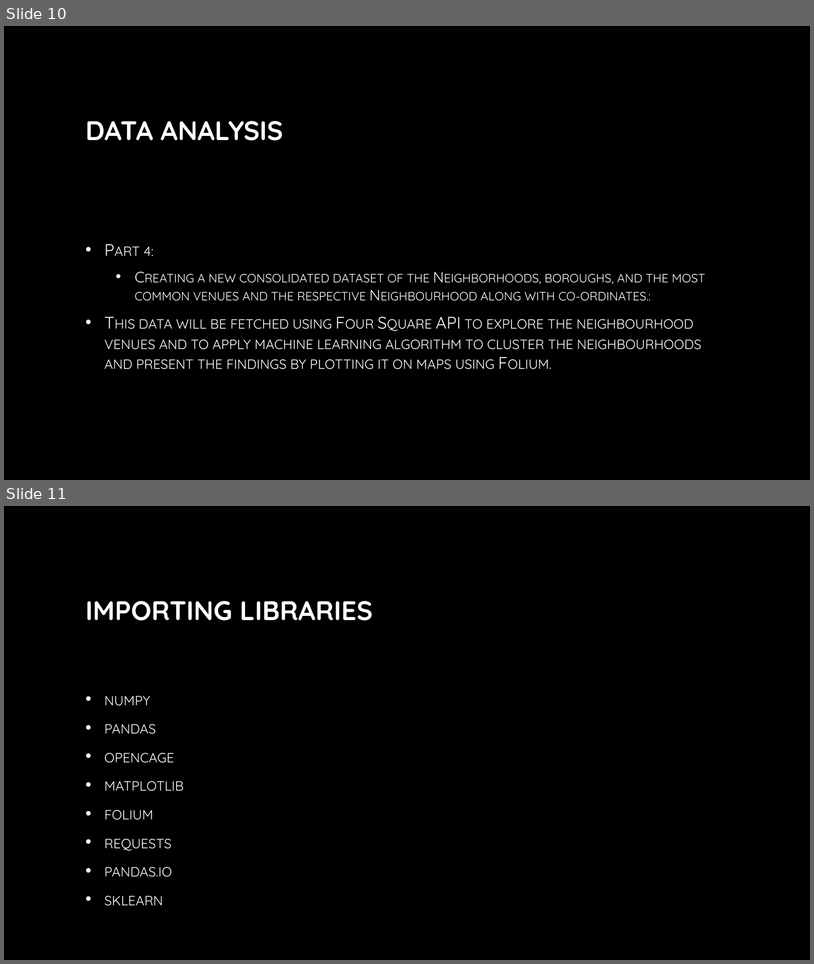
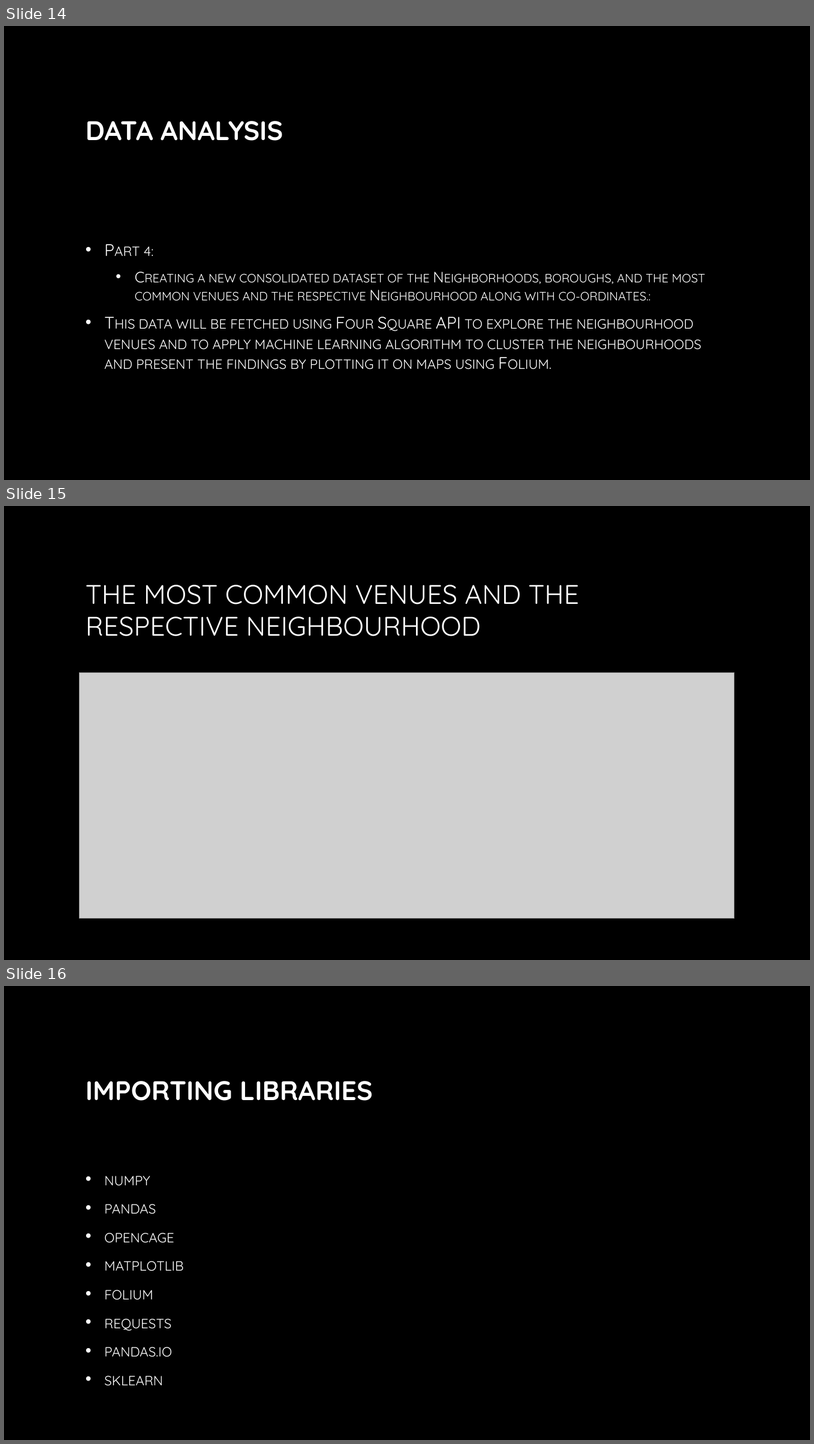
Before and after one commit to Mohamed-Ahmed-Abo-El-Enen/Capstone-Project-The-Battle-of-Neighborhoods, a slide deck: IBM Capstone Project - The Battle of Neighborhoods.pptx. Shown one above the other, each under a label of ours: slides 10 and 11 before the commit, slides 14, 15 and 16 after it. The pictures are 814x964 and 814x1444 pixels, drawn with LibreOffice and Linux fonts; fonts in the diff are those of the drawing; grey boxes stand for pictures; background and template pictures are left out. Boxes give left, top, right and bottom in pixels: in the first picture for what was removed or moved away, otherwise in the second. Text is boxed around its words. In the diff, an @@ line names an element or a change of style, - is before the commit and + after.

```diff
--- a/IBM Capstone Project - The Battle of Neighborhoods.pptx
+++ b/IBM Capstone Project - The Battle of Neighborhoods.pptx
@@ slide 15 added at (4, 506, 810, 960), background picture (left out) @@
@@ title added at (86, 585, 579, 636), 32 pt, text gradient #FFFFFF to #A6A6A6 @@
+THE MOST COMMON VENUES AND THE RESPECTIVE NEIGHBOURHOOD
@@ picture added at (80, 672, 735, 918) @@
@@ what was slide 10 is now slide 14 @@
@@ what was slide 11 is now slide 16 @@
```
Also in this commit, not shown: 6 other slides added.
